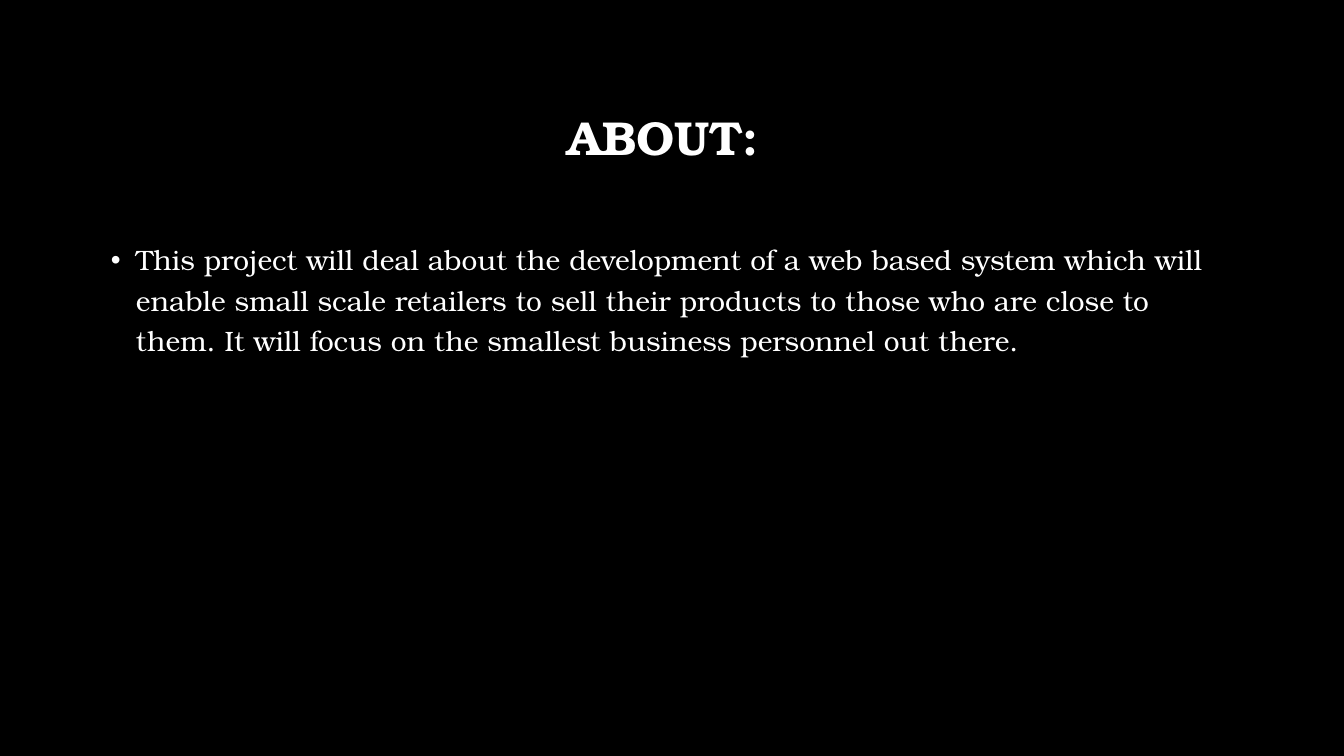
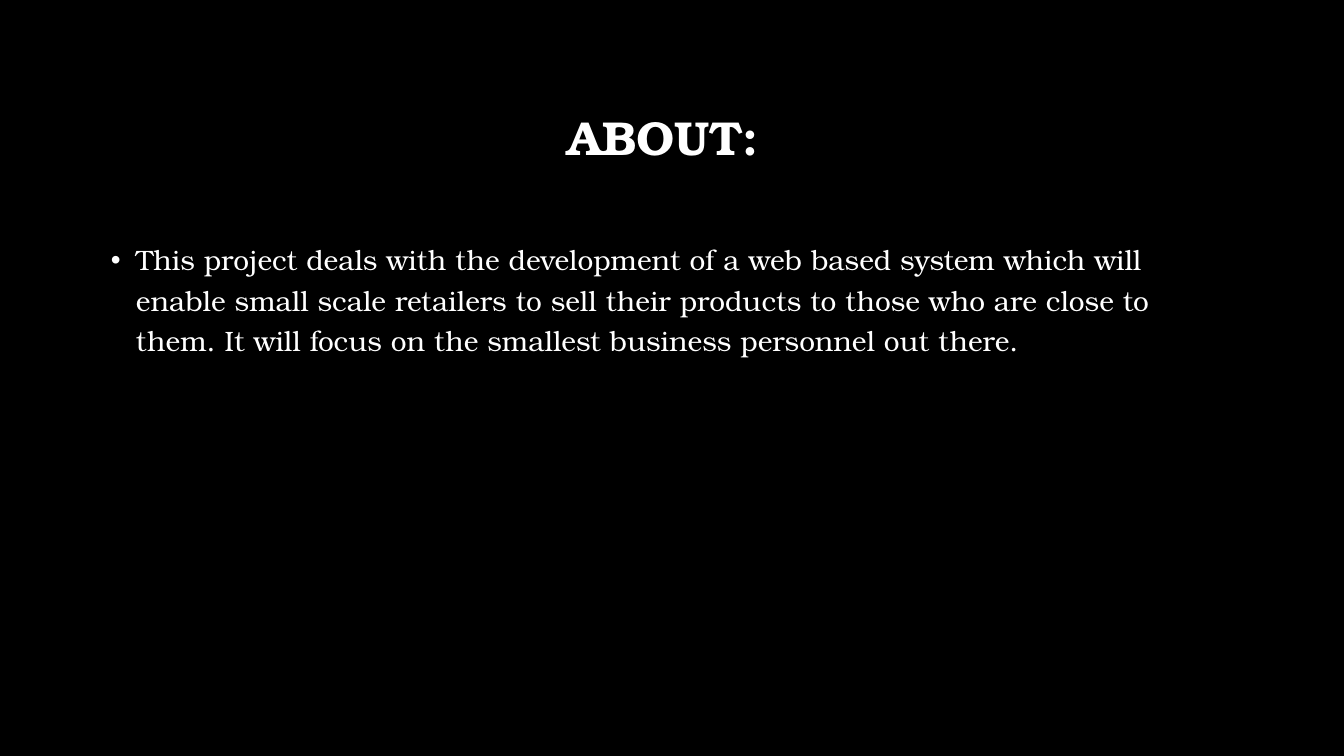
Before and after one commit to Lovestrant/Final-Year-Project, a slide deck: slide 2 of PROJECT DOCUMENTS/Powerpoint Presentation..pptx. Drawn at 1344x756 pixels with LibreOffice and Linux fonts; fonts in the diff are those of the drawing; background and template pictures are left out. Boxes give left, top, right and bottom in pixels: in the first picture for what was removed or moved away, otherwise in the second. Text is boxed around its words. In the diff, an @@ line names an element or a change of style, - is before the commit and + after.

```diff
--- a/PROJECT DOCUMENTS/Powerpoint Presentation..pptx
+++ b/PROJECT DOCUMENTS/Powerpoint Presentation..pptx
@@ text at [136,249,1149,357]: text changed @@
-• This project will deal about the development of a web based system which will enable small scale retailers to sell their products to those who are close to them. It will focus on the smallest business personnel out there.
+• This project deals with the development of a web based system which will enable small scale retailers to sell their products to those who are close to them. It will focus on the smallest business personnel out there.
```
Also in this commit, not shown: 2 slides added, 2 slides removed, 13 other files.
